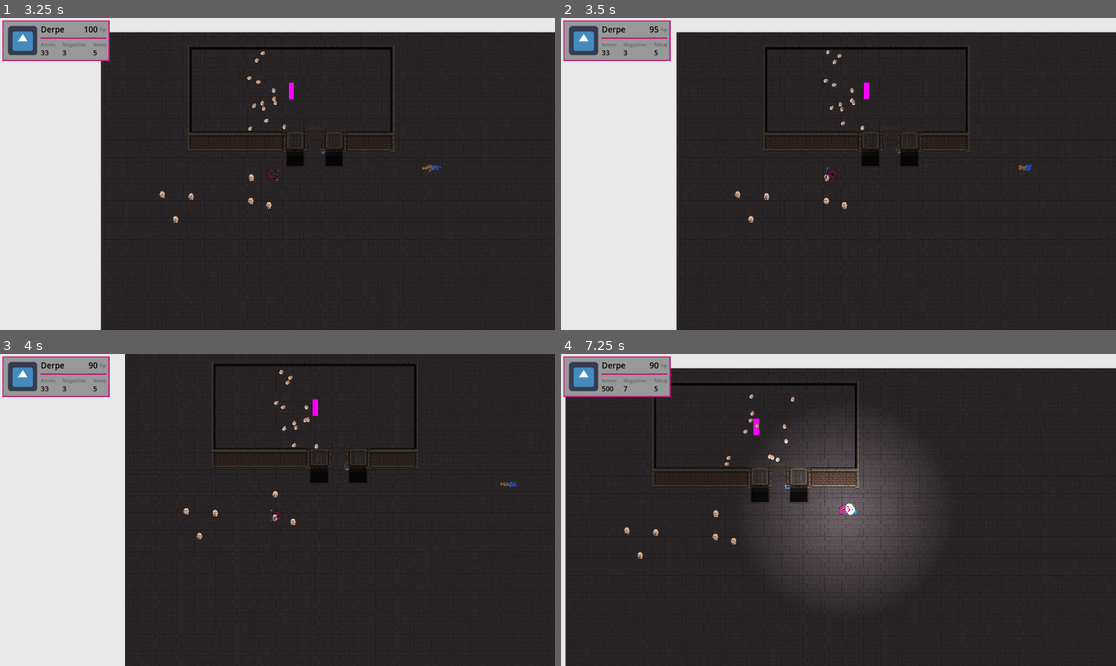
Above: before the commit, frames 1-4 (two rows, left to right).
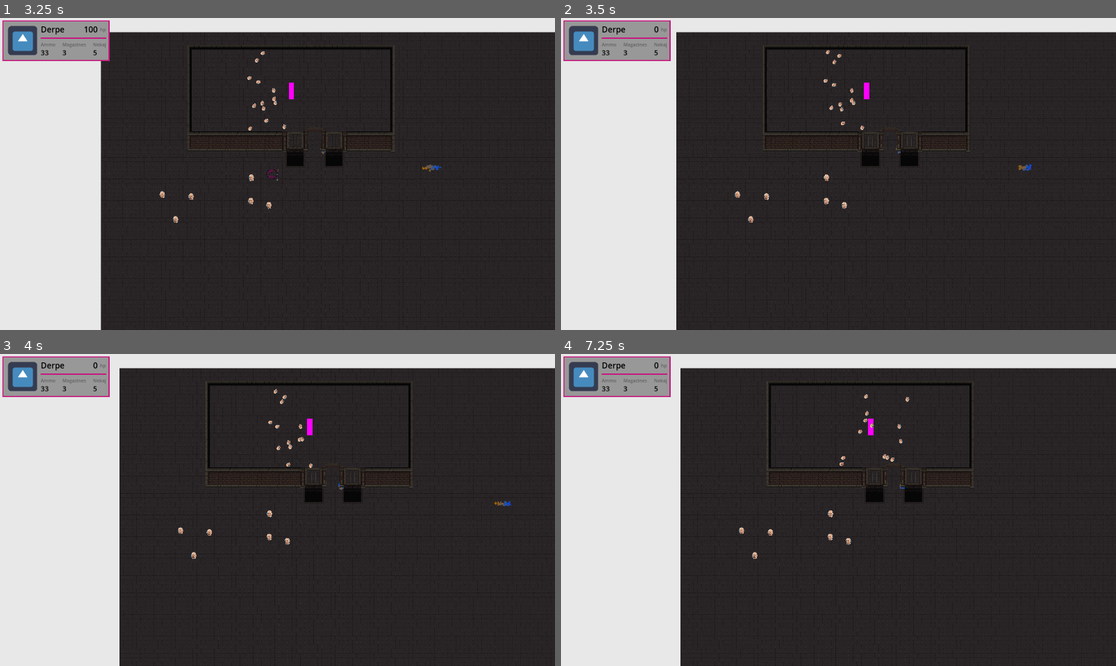
Above: after the commit, the same moments.

Repository: LanVukusic/GameX
Game: Godot game, scene res://main.tscn
Two runs of this game, one before a commit and one after it. Both use one fixed random seed, a clock stepped at 60 frames per second and the inputs below. This scene is started directly instead of the project's main scene. The engine's default icon, where the game draws it, is replaced by a stand-in: a white triangle on a blue panel in a dark square.
Inputs (mouse positions are in pixels of both pictures, inside the frame that each line leads up to):
- Up to frame 1 (3.25 s): tap Enter at 0.5 s; move the mouse to (249, 236) at 0.52 s; hold Tab (CheckTree) 0.53-1.28 s; hold Up (ui_up) 0.53-2.03 s; move the mouse to (444, 220) at 1.27 s; tap L (Lamp) at 1.35 s; move the mouse to (111, 127) at 2.02 s; press the mouse at (111, 127) at 2.03 s; hold Left (ui_left) from 2.03 s (still down); move the mouse to (305, 174) at 2.77 s; release the mouse at (305, 174) at 2.78 s; tap 1 (WeaponSwitch) at 2.85 s
- Up to frame 2 (3.5 s): keep holding Left (ui_left)
- Up to frame 3 (4 s): move the mouse to (194, 432) at 3.52 s; release Left (ui_left) at 3.53 s; hold Down (ui_down) from 3.53 s (still down); hold Tab (CheckTree) from 3.53 s (still down)
- Up to frame 4 (7.25 s): move the mouse to (960, 494) at 4.27 s; release Down (ui_down) at 4.28 s; release Tab (CheckTree) at 4.28 s; hold Right (ui_right) 4.28-5.03 s; tap L (Lamp) at 4.35 s; move the mouse to (727, 525) at 5.02 s; press the mouse at (727, 525) at 5.03 s; hold Up (ui_up) 5.03-5.78 s; move the mouse to (894, 441) at 5.77 s; release the mouse at (894, 441) at 5.78 s; hold Right (ui_right) from 5.78 s (still down); tap 1 (WeaponSwitch) at 5.85 s; move the mouse to (810, 572) at 6.52 s; hold Tab (CheckTree) from 6.53 s (still down)

Frame 1 is identical in both runs. In frame 2, 0.3% of the frame differs, in the area x 16-85%, y 2-100%; in frame 3, 6.7%; in frame 4, 29%, in the area x 0-75%, y 2-100%.

Commit message:
small update

Diff:
--- a/Godot/Entities/Player/Player.gd
+++ b/Godot/Entities/Player/Player.gd
@@ -66,7 +66,7 @@
 func _on_hurt_box_area_entered(area: Area2D) -> void:
 	if area.owner.is_in_group("Enemy"):
 		print("Collided", name)
-		var areaDamage = 5
+		var areaDamage = 100
 		stats.take_damage(areaDamage)
 	pass # Replace with function body.
 
--- /dev/null
+++ b/Godot/Statuseffect/StatusEffectHandler/StatusEffectHandčer.tscn
@@ -0,0 +1,6 @@
+[gd_scene load_steps=2 format=3 uid="uid://bowfda5ggq87q"]
+
+[ext_resource type="Script" path="res://Statuseffect/StatusEffectHandler/status_effect_handler.gd" id="1_wae7x"]
+
+[node name="StatusEffectHandler" type="Node2D"]
+script = ExtResource("1_wae7x")
--- /dev/null
+++ b/Godot/Statuseffect/StatusEffectHandler/status_effect_handler.gd
@@ -0,0 +1,13 @@
+extends Node2D
+class_name status_effect_handler
+
+@export var effect_stack: Array[StatusEffect]
+
+# Called when the node enters the scene tree for the first time.
+func _ready() -> void:
+	pass # Replace with function body.
+
+
+# Called every frame. 'delta' is the elapsed time since the previous frame.
+func _process(delta: float) -> void:
+	pass
--- a/Godot/TEST.tscn
+++ b/Godot/TEST.tscn
@@ -45,7 +45,7 @@
 
 [node name="PlayerDevNode" type="Node2D" parent="Player" node_paths=PackedStringArray("uIManager")]
 script = ExtResource("6_ogjir")
-player_name = "Derpe"
+player_name = "Janez"
 color = Color(0.078991, 0.538643, 0.19221, 1)
 uIManager = NodePath("../../UiManager")
 peerId = 19
@@ -57,7 +57,7 @@
 [node name="PlayerDevNode" type="Node2D" parent="Player2" node_paths=PackedStringArray("uIManager")]
 script = ExtResource("6_ogjir")
 disable_controlls = true
-player_name = "špeder"
+player_name = "Andrej"
 color = Color(0.295452, 0.383488, 0.886746, 1)
 uIManager = NodePath("../../UiManager")
 peerId = 22
